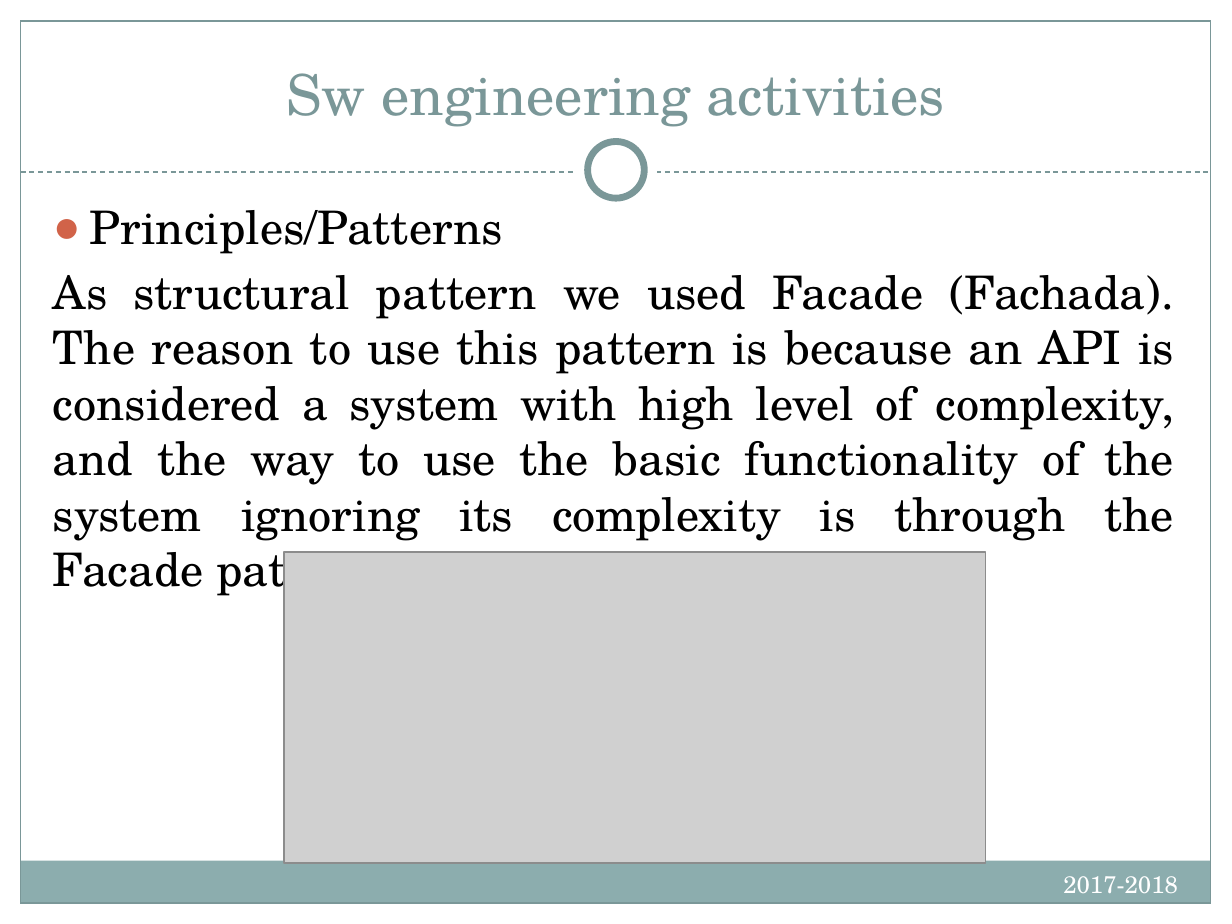
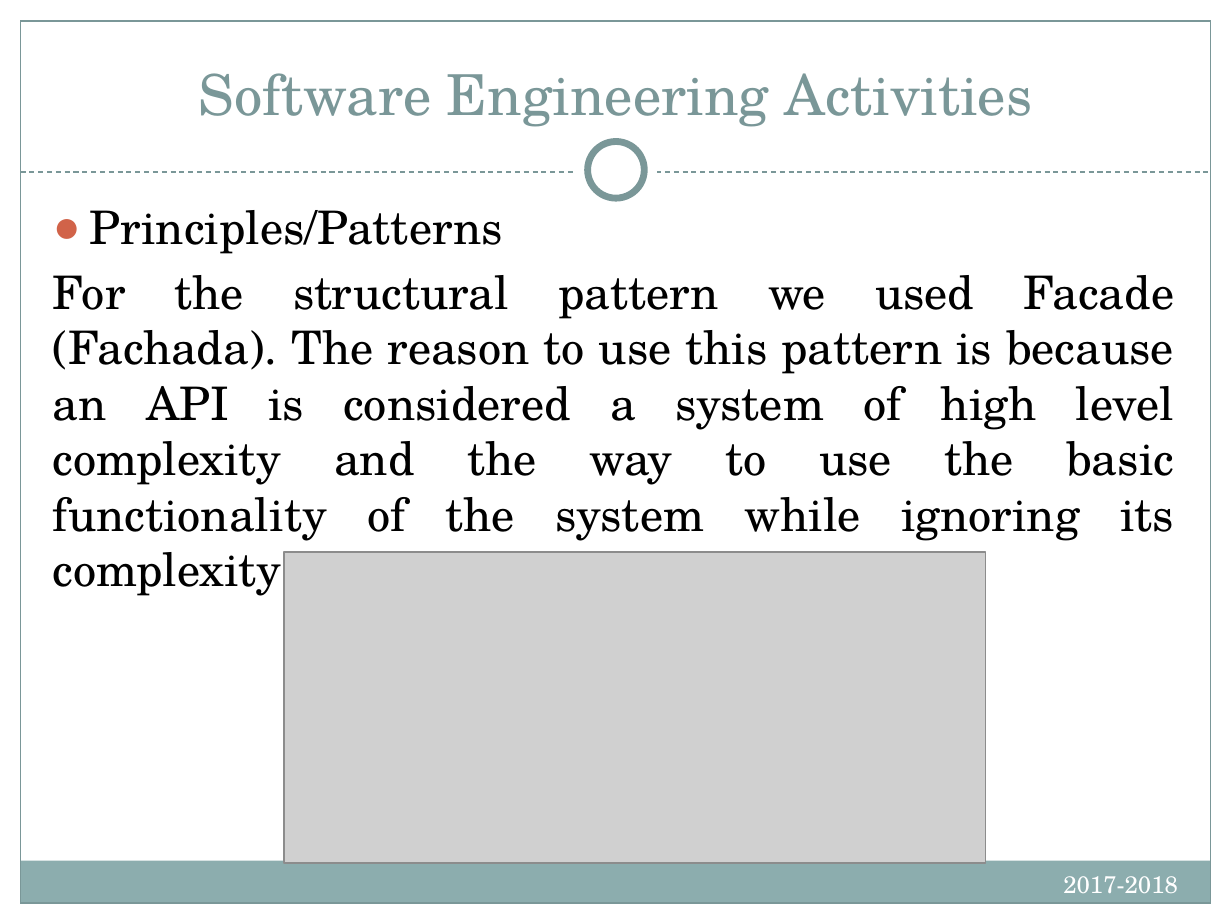
Before and after one commit to kacper97/Escaper, a slide deck: slide 12 of Presentation/IntroSWEng.FinalPresentationTemplate.pptx. Drawn at 1232x924 pixels with LibreOffice and Linux fonts; fonts in the diff are those of the drawing; grey boxes stand for pictures. Boxes give left, top, right and bottom in pixels: in the first picture for what was removed or moved away, otherwise in the second. Text is boxed around its words. In the diff, an @@ line names an element or a change of style, - is before the commit and + after.

```diff
--- a/Presentation/IntroSWEng.FinalPresentationTemplate.pptx
+++ b/Presentation/IntroSWEng.FinalPresentationTemplate.pptx
@@ title at [198,73,1033,127]: text changed @@
-Sw engineering activities
+Software Engineering Activities
@@ text at [53,275,1175,596]: text changed @@
-As structural pattern we used Facade (Fachada). The reason to use this pattern is because an API is considered a system with high level of complexity, and the way to use the basic functionality of the system ignoring its complexity is through the Facade pattern.
+For the structural pattern we used Facade (Fachada). The reason to use this pattern is because an API is considered a system of high level complexity and the way to use the basic functionality of the system while ignoring its complexity is through the Facade pattern.
```
Also in this commit, not shown: 15 other slides changed.
